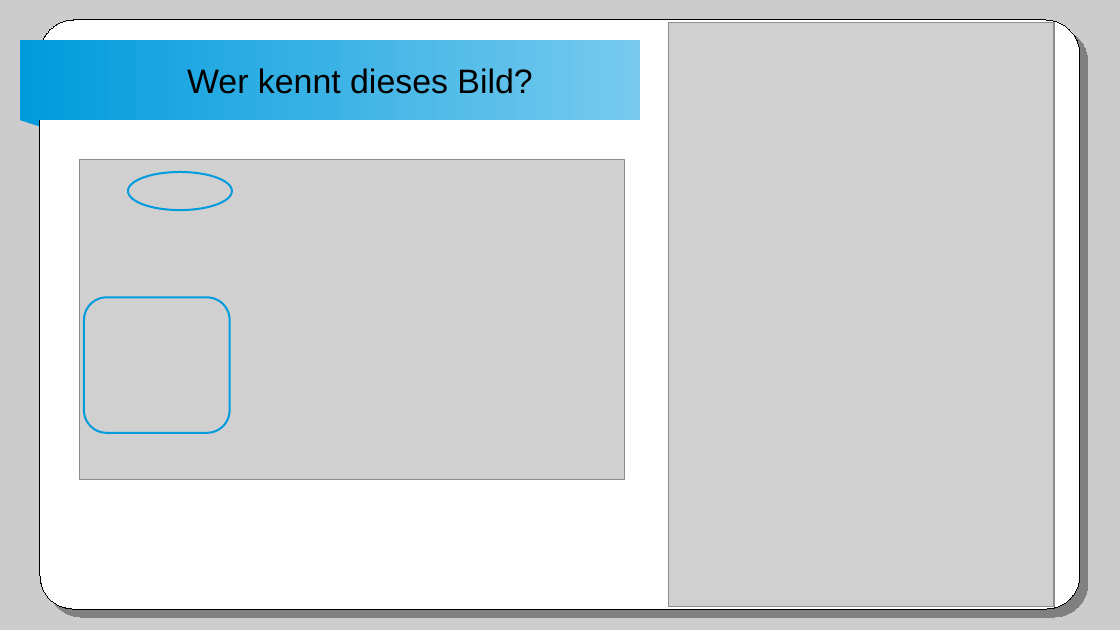
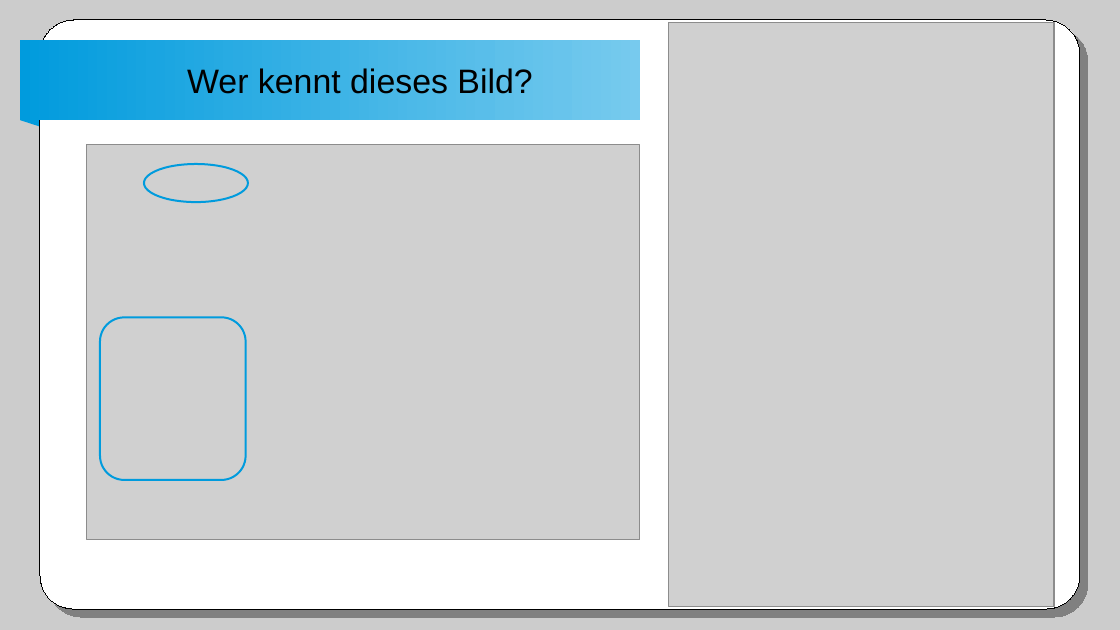
Before and after one commit to winterrifier/underdocx-examples, a slide deck: slide 3 of UnderdocxVortrag/presentation/initialPresentation.odp. Drawn at 1120x630 pixels with LibreOffice and Linux fonts; fonts in the diff are those of the drawing; grey boxes stand for pictures. Boxes give left, top, right and bottom in pixels: in the first picture for what was removed or moved away, otherwise in the second. Text is boxed around its words. In the diff, an @@ line names an element or a change of style, - is before the commit and + after.

```diff
--- a/UnderdocxVortrag/presentation/initialPresentation.odp
+++ b/UnderdocxVortrag/presentation/initialPresentation.odp
@@ picture: place and size @@
-picture at box(80, 160, 625, 480)
+picture at box(86, 144, 640, 540)
@@ ellipse: place and size @@
-ellipse at box(128, 172, 232, 210)
+ellipse at box(144, 164, 248, 202)
@@ rounded rectangle removed at box(84, 298, 230, 433) @@
@@ freeform shape added at box(100, 317, 245, 480), outline #009BDD 1.42 pt @@
```
Also in this commit, not shown: 1 other slide changed, 4 slides added.
